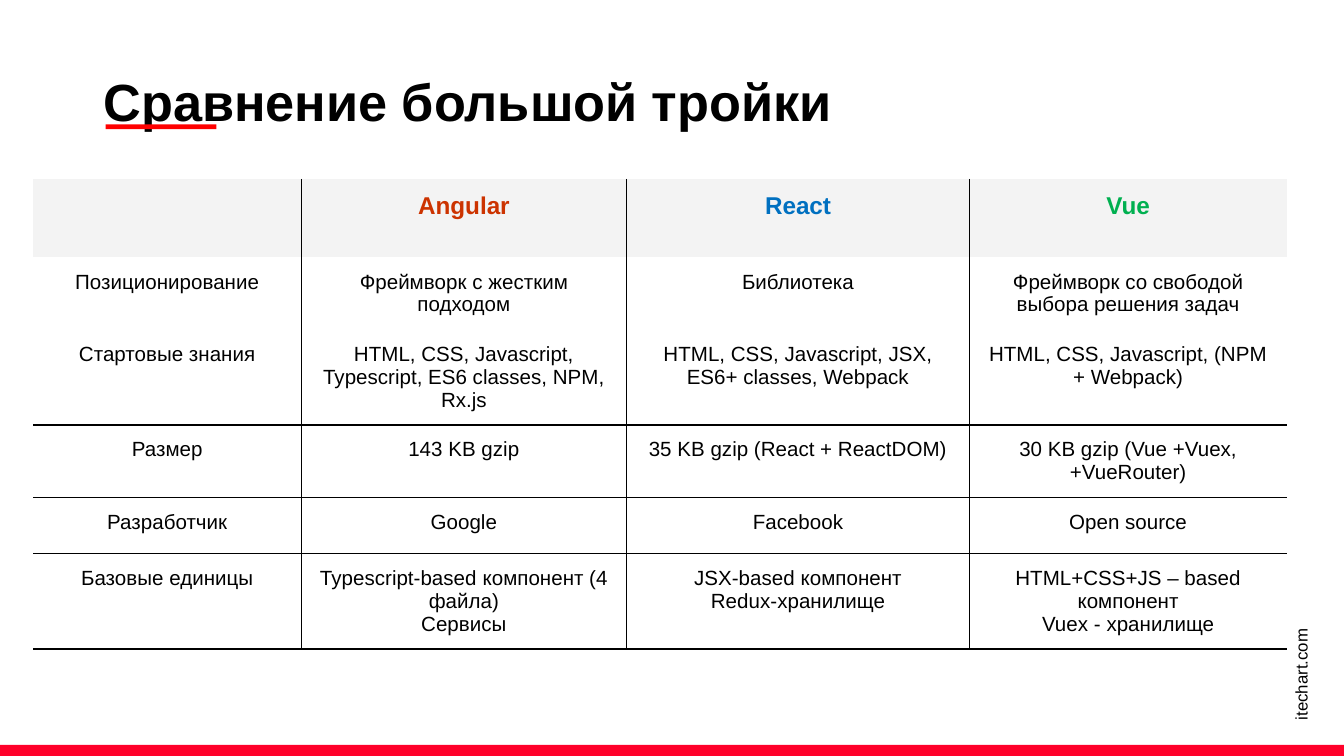
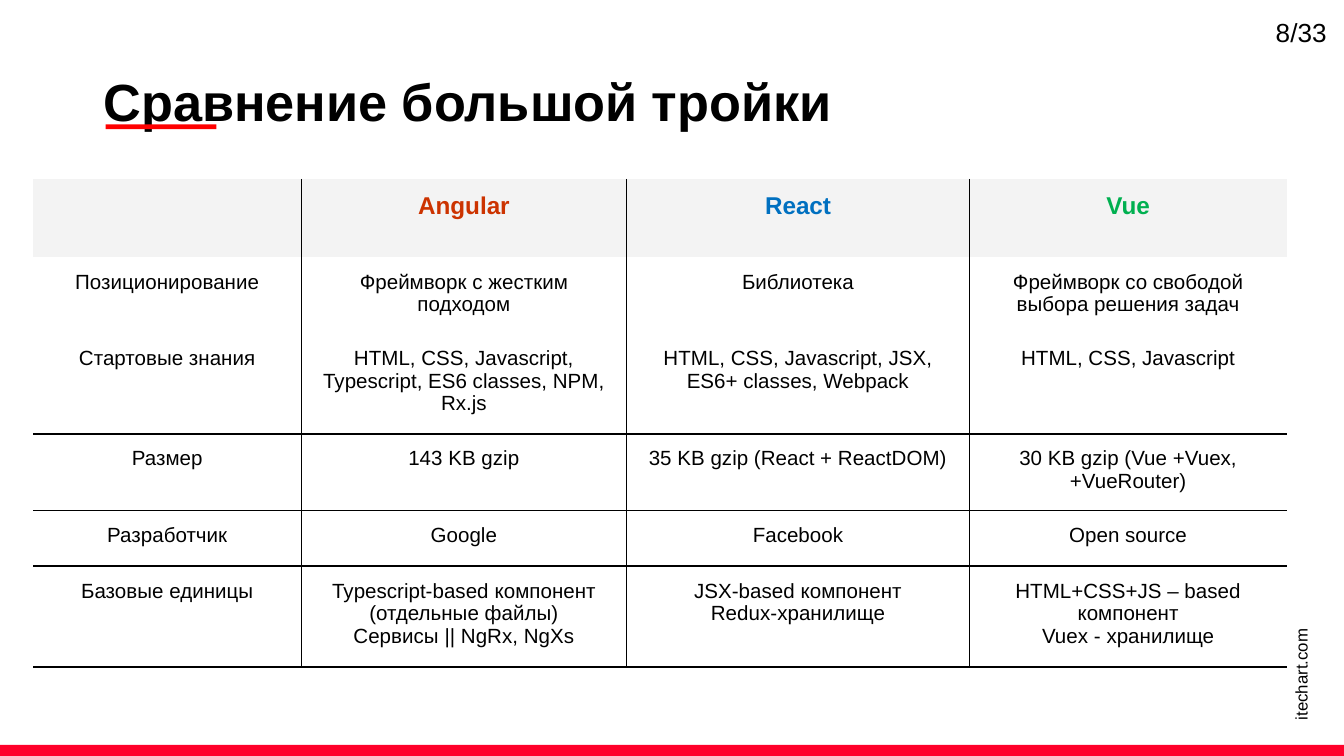
Before and after one commit to latushkin-itechart/vue-workshop, a slide deck: slide 8 of L1/L1.pptx. Drawn at 1344x756 pixels with LibreOffice and Linux fonts; fonts in the diff are those of the drawing. Boxes give left, top, right and bottom in pixels: in the first picture for what was removed or moved away, otherwise in the second. Text is boxed around its words. In the diff, an @@ line names an element or a change of style, - is before the commit and + after.

```diff
--- a/L1/L1.pptx
+++ b/L1/L1.pptx
@@ text added at [1276,23,1327,43], 14 pt, text #000000 @@
+8/33
@@ table at [34,179,1286,667] @@
-row 3, column 4: HTML, CSS, Javascript, (NPM + Webpack)
+row 3, column 4: HTML, CSS, Javascript
-row 6, column 2: Typescript-based компонент (4 файла) / Сервисы
+row 6, column 2: Typescript-based компонент (отдельные файлы) / Сервисы || NgRx, NgXs
```
Also in this commit, not shown: 10 other slides changed, 20 slides added, 10 slides removed, 38 other files.
